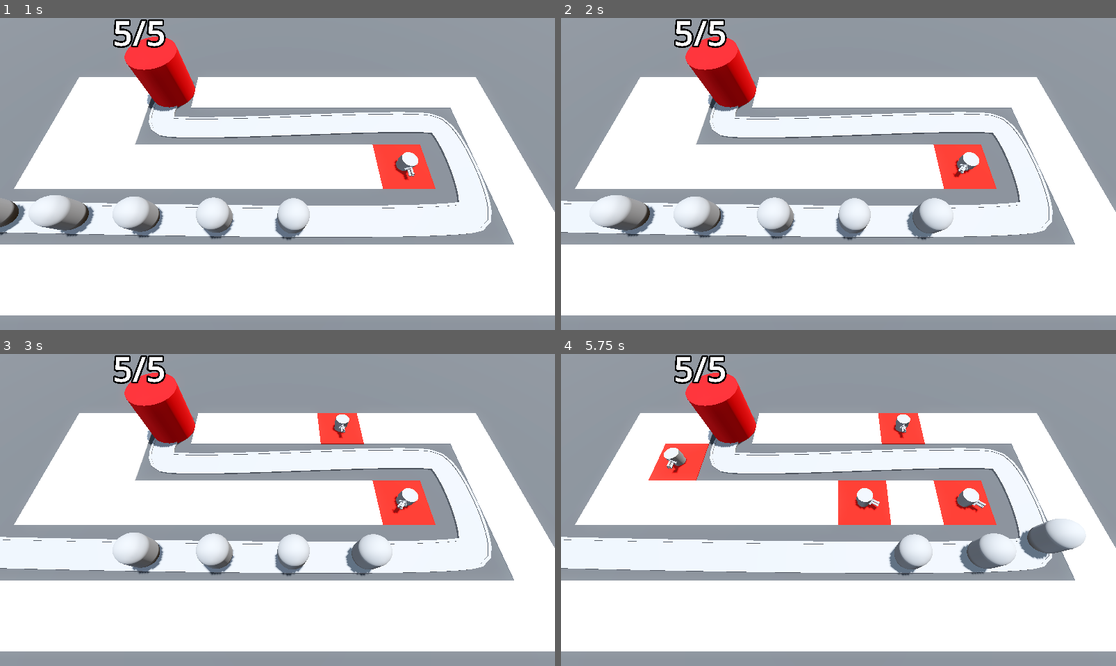
Above: before the commit, frames 1-4 (two rows, left to right).
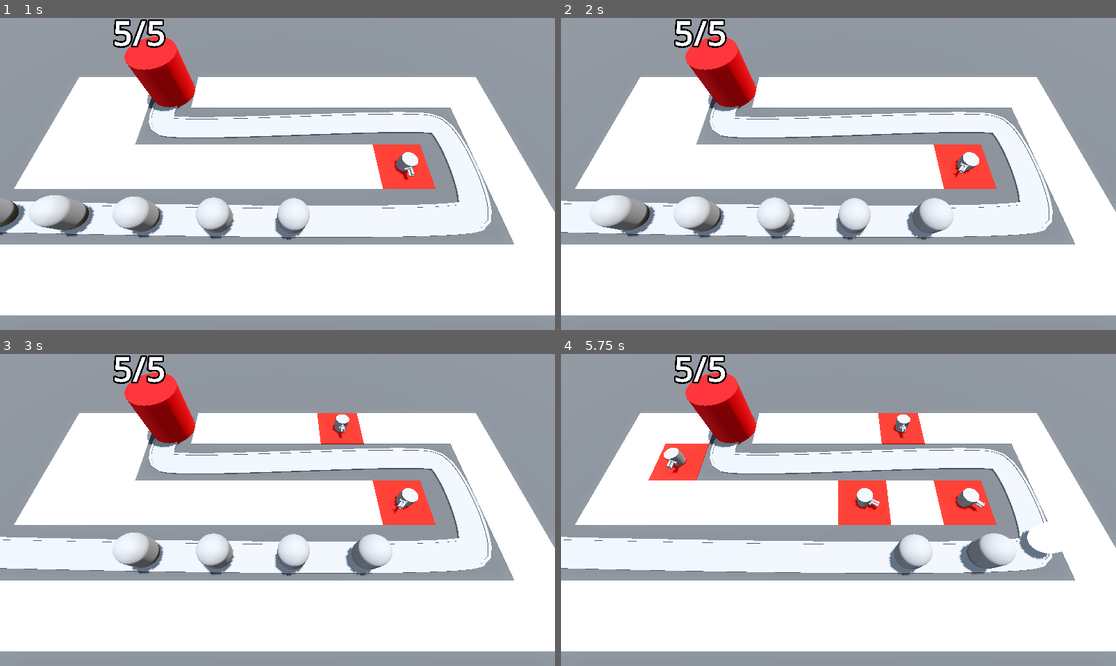
Above: after the commit, the same moments.

Repository: FabioAVSilva/Barbarian-Blaster
Game: Godot game, scene res://BaseLevel.tscn
Same seed, same stepped clock (60 frames per second), same inputs: the game is played once before the commit and once after it.
Inputs (mouse positions are in pixels of both pictures, inside the frame that each line leads up to):
- Up to frame 1 (1 s): move the mouse to (399, 158) at 0.52 s; press the mouse at (399, 158) at 0.53 s
- Up to frame 2 (2 s): move the mouse to (727, 189) at 1.27 s; release the mouse at (727, 189) at 1.28 s; click (727, 189) at 1.35 s
- Up to frame 3 (3 s): move the mouse to (333, 441) at 2.02 s; press the mouse at (333, 441) at 2.03 s; move the mouse to (249, 572) at 2.77 s; release the mouse at (249, 572) at 2.78 s; click (249, 572) at 2.85 s
- Up to frame 4 (5.75 s): move the mouse to (1005, 556) at 3.52 s; press the mouse at (1005, 556) at 3.53 s; move the mouse to (672, 463) at 4.27 s; release the mouse at (672, 463) at 4.28 s; click (672, 463) at 4.35 s; move the mouse to (866, 510) at 5.02 s; press the mouse at (866, 510) at 5.03 s

Frame 1 is identical in both runs. In frame 2, less than 0.1% of the frame differs, in the area x 70-74%, y 46-52%; in frame 3, less than 0.1%; in frame 4, 0.8%, in the area x 73-95%, y 46-64%.

Commit message:
Added animations to enemy and turret
-Enemy now flashes white when receiving damage
-Turret plays a shooting animation when firing a projectile

Diff:
--- a/Enemy/enemy.gd
+++ b/Enemy/enemy.gd
@@ -5,11 +5,14 @@
 
 var current_health: int:
 	set(health_in):
+		if health_in < current_health:
+			animation_player.play("TakeDamage")
 		current_health = health_in
 		if current_health < 1:
 			queue_free()
 
 @onready var base = get_tree().get_first_node_in_group("base")
+@onready var animation_player: AnimationPlayer = $AnimationPlayer
 
 func _ready() -> void:
 	current_health = max_health
--- a/Enemy/enemy.tscn
+++ b/Enemy/enemy.tscn
@@ -6,9 +6,50 @@
 radius = 1.0
 height = 3.0
 
+[sub_resource type="StandardMaterial3D" id="StandardMaterial3D_2pb1h"]
+no_depth_test = true
+shading_mode = 0
+
 [sub_resource type="CapsuleShape3D" id="CapsuleShape3D_2pb1h"]
 radius = 1.0
 height = 3.0
+
+[sub_resource type="Animation" id="Animation_px1sc"]
+resource_name = "TakeDamage"
+length = 0.1
+tracks/0/type = "value"
+tracks/0/imported = false
+tracks/0/enabled = true
+tracks/0/path = NodePath("DamageHighlight:visible")
+tracks/0/interp = 1
+tracks/0/loop_wrap = true
+tracks/0/keys = {
+"times": PackedFloat32Array(0.0333333, 0.1),
+"transitions": PackedFloat32Array(1, 1),
+"update": 1,
+"values": [true, false]
+}
+
+[sub_resource type="Animation" id="Animation_am0pq"]
+length = 0.001
+tracks/0/type = "value"
+tracks/0/imported = false
+tracks/0/enabled = true
+tracks/0/path = NodePath("DamageHighlight:visible")
+tracks/0/interp = 1
+tracks/0/loop_wrap = true
+tracks/0/keys = {
+"times": PackedFloat32Array(0),
+"transitions": PackedFloat32Array(1),
+"update": 1,
+"values": [false]
+}
+
+[sub_resource type="AnimationLibrary" id="AnimationLibrary_eqilm"]
+_data = {
+&"RESET": SubResource("Animation_am0pq"),
+&"TakeDamage": SubResource("Animation_px1sc")
+}
 
 [node name="Enemy" type="PathFollow3D"]
 loop = false
@@ -19,8 +60,19 @@
 transform = Transform3D(1, 0, 0, 0, 1, 0, 0, 0, 1, 0, 1.5, 0)
 mesh = SubResource("CapsuleMesh_xjnqo")
 
+[node name="DamageHighlight" type="MeshInstance3D" parent="."]
+transform = Transform3D(1, 0, 0, 0, 1, 0, 0, 0, 1, 0, 1.5, 0)
+visible = false
+material_override = SubResource("StandardMaterial3D_2pb1h")
+mesh = SubResource("CapsuleMesh_xjnqo")
+
 [node name="EnemyArea3D" type="Area3D" parent="." groups=["enemy_area"]]
 
 [node name="CollisionShape3D" type="CollisionShape3D" parent="EnemyArea3D"]
 transform = Transform3D(1, 0, 0, 0, 1, 0, 0, 0, 1, 0, 1.5, 0)
 shape = SubResource("CapsuleShape3D_2pb1h")
+
+[node name="AnimationPlayer" type="AnimationPlayer" parent="."]
+libraries = {
+&"": SubResource("AnimationLibrary_eqilm")
+}
--- a/Turret/turret.gd
+++ b/Turret/turret.gd
@@ -6,7 +6,8 @@
 var enemy_path: Path3D
 var target: PathFollow3D
 
-@onready var turret_barrel_ring: MeshInstance3D = $TurretBase/TurretTop/TurretBarrel3/TurretBarrelRing
+@onready var turret_barrel_ring: MeshInstance3D = $TurretBase/TurretTop/Node3D/TurretTriangleBarrelBase/TurretBarrel3/TurretBarrelRing
+@onready var animation_player: AnimationPlayer = $AnimationPlayer
 
 func _physics_process(delta: float) -> void:
 	target = find_best_target()
@@ -19,6 +20,7 @@
 		add_child(shot)
 		shot.global_position = turret_barrel_ring.global_position
 		shot.direction = global_transform.basis.z
+		animation_player.play("fire")
 
 func find_best_target() -> PathFollow3D:
 	var best_target = null
--- a/Turret/turret.tscn
+++ b/Turret/turret.tscn
@@ -11,6 +11,9 @@
 bottom_radius = 0.6
 height = 0.6
 
+[sub_resource type="PrismMesh" id="PrismMesh_r754r"]
+size = Vector3(0.6, 0.45, 0.6)
+
 [sub_resource type="CylinderMesh" id="CylinderMesh_djkev"]
 top_radius = 0.08
 bottom_radius = 0.08
@@ -21,8 +24,66 @@
 bottom_radius = 0.1
 height = 0.05
 
-[sub_resource type="PrismMesh" id="PrismMesh_r754r"]
-size = Vector3(0.6, 0.45, 0.6)
+[sub_resource type="Animation" id="Animation_djkev"]
+resource_name = "fire"
+length = 0.5
+tracks/0/type = "value"
+tracks/0/imported = false
+tracks/0/enabled = true
+tracks/0/path = NodePath("TurretBase/TurretTop/Node3D/TurretTriangleBarrelBase:position")
+tracks/0/interp = 1
+tracks/0/loop_wrap = true
+tracks/0/keys = {
+"times": PackedFloat32Array(0, 0.3),
+"transitions": PackedFloat32Array(1, 1),
+"update": 0,
+"values": [Vector3(0, 0.08, -0.33), Vector3(0, 0.08, -0.2)]
+}
+tracks/1/type = "value"
+tracks/1/imported = false
+tracks/1/enabled = true
+tracks/1/path = NodePath("TurretBase/TurretTop/Node3D:rotation")
+tracks/1/interp = 1
+tracks/1/loop_wrap = true
+tracks/1/keys = {
+"times": PackedFloat32Array(0, 0.25, 0.466667),
+"transitions": PackedFloat32Array(1, 1, 0.148651),
+"update": 0,
+"values": [Vector3(0, 0, 0), Vector3(0, 0, 4.18879), Vector3(0, 0, 6.28319)]
+}
+
+[sub_resource type="Animation" id="Animation_ttsi1"]
+length = 0.001
+tracks/0/type = "value"
+tracks/0/imported = false
+tracks/0/enabled = true
+tracks/0/path = NodePath("TurretBase/TurretTop/Node3D/TurretTriangleBarrelBase:position")
+tracks/0/interp = 1
+tracks/0/loop_wrap = true
+tracks/0/keys = {
+"times": PackedFloat32Array(0),
+"transitions": PackedFloat32Array(1),
+"update": 0,
+"values": [Vector3(0, 0.08, -0.2)]
+}
+tracks/1/type = "value"
+tracks/1/imported = false
+tracks/1/enabled = true
+tracks/1/path = NodePath("TurretBase/TurretTop/Node3D:rotation")
+tracks/1/interp = 1
+tracks/1/loop_wrap = true
+tracks/1/keys = {
+"times": PackedFloat32Array(0),
+"transitions": PackedFloat32Array(1),
+"update": 0,
+"values": [Vector3(0, 0, 0)]
+}
+
+[sub_resource type="AnimationLibrary" id="AnimationLibrary_r754r"]
+_data = {
+&"RESET": SubResource("Animation_ttsi1"),
+&"fire": SubResource("Animation_djkev")
+}
 
 [node name="Turret" type="Node3D"]
 script = ExtResource("1_5kpma")
@@ -37,35 +98,47 @@
 mesh = SubResource("CylinderMesh_5kpma")
 skeleton = NodePath("../..")
 
-[node name="TurretBarrel" type="MeshInstance3D" parent="TurretBase/TurretTop"]
-transform = Transform3D(1, 0, 0, 0, -4.37114e-08, -1, 0, 1, -4.37114e-08, -0.1, -0.1, 0.85)
+[node name="Node3D" type="Node3D" parent="TurretBase/TurretTop"]
+transform = Transform3D(1, 0, 0, 0, 1, 0, 0, 0, 1, 0, -0.04, 0.6)
+
+[node name="TurretTriangleBarrelBase" type="MeshInstance3D" parent="TurretBase/TurretTop/Node3D"]
+transform = Transform3D(1, -1.74846e-07, 0, 1.74846e-07, 1, 0, 0, 0, 1, 0, 0.08, -0.2)
+mesh = SubResource("PrismMesh_r754r")
+skeleton = NodePath("../..")
+
+[node name="TurretBarrel" type="MeshInstance3D" parent="TurretBase/TurretTop/Node3D/TurretTriangleBarrelBase"]
+transform = Transform3D(1, 0, 0, 0, -4.37114e-08, -1, 0, 1, -4.37114e-08, -0.1, -0.14, 0.45)
 mesh = SubResource("CylinderMesh_djkev")
+skeleton = NodePath("../../..")
 
-[node name="TurretBarrelRing" type="MeshInstance3D" parent="TurretBase/TurretTop/TurretBarrel"]
+[node name="TurretBarrelRing" type="MeshInstance3D" parent="TurretBase/TurretTop/Node3D/TurretTriangleBarrelBase/TurretBarrel"]
 transform = Transform3D(1, 0, 0, 0, 1, 0, 0, 0, 1, 0, 0.305, 0)
 mesh = SubResource("CylinderMesh_ttsi1")
 
-[node name="TurretBarrel2" type="MeshInstance3D" parent="TurretBase/TurretTop"]
-transform = Transform3D(1, 0, 0, 0, -4.37114e-08, -1, 0, 1, -4.37114e-08, 0.1, -0.1, 0.85)
+[node name="TurretBarrel2" type="MeshInstance3D" parent="TurretBase/TurretTop/Node3D/TurretTriangleBarrelBase"]
+transform = Transform3D(1, 0, 0, 0, -4.37114e-08, -1, 0, 1, -4.37114e-08, 0.1, -0.14, 0.45)
 mesh = SubResource("CylinderMesh_djkev")
+skeleton = NodePath("../../..")
 
-[node name="TurretBarrelRing" type="MeshInstance3D" parent="TurretBase/TurretTop/TurretBarrel2"]
+[node name="TurretBarrelRing" type="MeshInstance3D" parent="TurretBase/TurretTop/Node3D/TurretTriangleBarrelBase/TurretBarrel2"]
 transform = Transform3D(1, 0, 0, 0, 1, 0, 0, 0, 1, 0, 0.305, 0)
 mesh = SubResource("CylinderMesh_ttsi1")
 
-[node name="TurretBarrel3" type="MeshInstance3D" parent="TurretBase/TurretTop"]
-transform = Transform3D(1, 0, 0, 0, -4.37114e-08, -1, 0, 1, -4.37114e-08, 0, 0.1, 0.85)
+[node name="TurretBarrel3" type="MeshInstance3D" parent="TurretBase/TurretTop/Node3D/TurretTriangleBarrelBase"]
+transform = Transform3D(1, 0, 0, 0, -4.37114e-08, -1, 0, 1, -4.37114e-08, 0, 0.06, 0.45)
 mesh = SubResource("CylinderMesh_djkev")
+skeleton = NodePath("../../..")
 
-[node name="TurretBarrelRing" type="MeshInstance3D" parent="TurretBase/TurretTop/TurretBarrel3"]
+[node name="TurretBarrelRing" type="MeshInstance3D" parent="TurretBase/TurretTop/Node3D/TurretTriangleBarrelBase/TurretBarrel3"]
 transform = Transform3D(1, 0, 0, 0, 1, 0, 0, 0, 1, 0, 0.305, 0)
 mesh = SubResource("CylinderMesh_ttsi1")
-
-[node name="TurretTriangleBarrelBase" type="MeshInstance3D" parent="TurretBase/TurretTop"]
-transform = Transform3D(1, 0, 0, 0, 1, 0, 0, 0, 1, 0, 0.04, 0.4)
-mesh = SubResource("PrismMesh_r754r")
 
 [node name="Timer" type="Timer" parent="."]
 autostart = true
 
+[node name="AnimationPlayer" type="AnimationPlayer" parent="."]
+libraries = {
+&"": SubResource("AnimationLibrary_r754r")
+}
+
 [connection signal="timeout" from="Timer" to="." method="_on_timer_timeout"]
Not shown: 1 places in Enemy/enemy.tscn that only renumber resources
Not shown: 1 places in Turret/turret.tscn that only renumber resources
